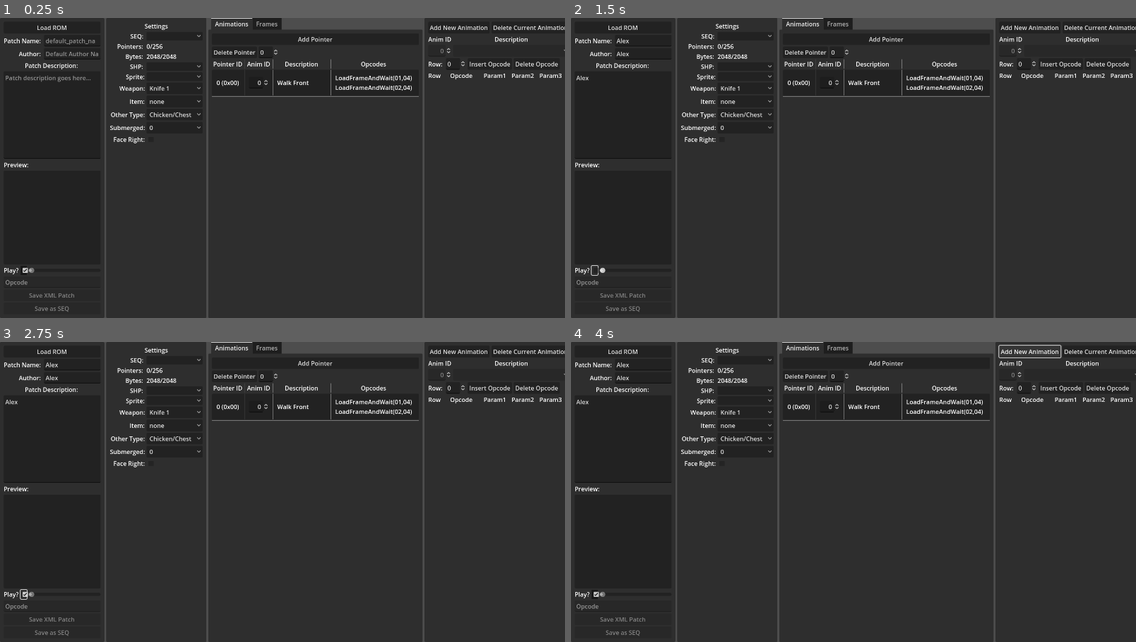
Above: before the commit, frames 1-4 (two rows, left to right).
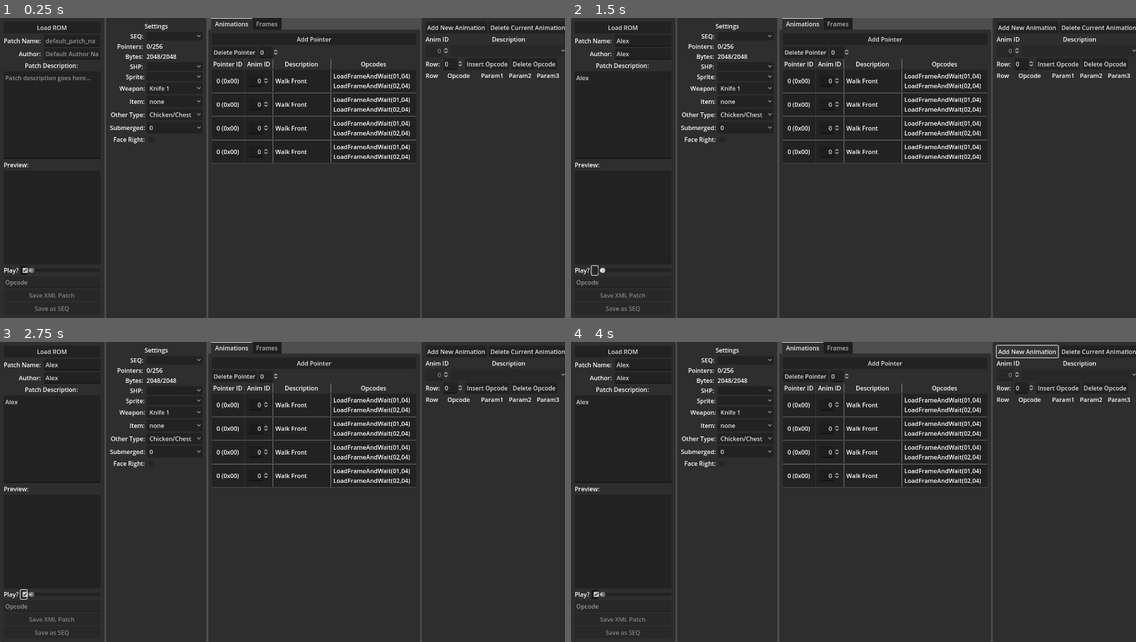
Above: after the commit, the same moments.

Repository: mrgudenheim/fftae
Game: Godot game, scene res://src/main.tscn
The game is run twice, just before and just after one commit, with the same random seed, the same clock (stepped at 60 frames per second) and the same inputs.
Inputs (mouse positions are in pixels of both pictures, inside the frame that each line leads up to):
- Up to frame 1 (0.25 s): no input
- Up to frame 2 (1.5 s): click (644, 42) at 0.52 s; type "Alex" at 0.6 s; click (644, 54) at 0.75 s; type "Alex" at 0.83 s; click (621, 114) at 0.98 s; type "Alex" at 1.07 s; click (593, 270) at 1.25 s
- Up to frame 3 (2.75 s): click (22, 594) at 2 s
- Up to frame 4 (4 s): click "Add New Animation" at 2.75 s; click "Add New Animation" at 3.5 s

The runs differ from the first frame. In frame 1, 3.3% of the frame differs, in the area x 37-100%, y 0-100%; in frame 2, 3.3%; in frame 3, 3.3%; in frame 4, 3.3%.
Error in both runs: Invalid access to property or key of type 'String' on a base object of type 'Dictionary'. (res://src/main.gd:50)

Commit message:
update margins in row scene

Diff:
--- a/src/main.tscn
+++ b/src/main.tscn
@@ -425,6 +425,24 @@
 layout_mode = 2
 
 [node name="HSeparator" type="HSeparator" parent="HBoxContainer/TabContainer/Animations/VBoxContainer/ScrollContainer2/VBoxContainer"]
+layout_mode = 2
+
+[node name="RowMarginContainer3" parent="HBoxContainer/TabContainer/Animations/VBoxContainer/ScrollContainer2/VBoxContainer" instance=ExtResource("6_2uymt")]
+layout_mode = 2
+
+[node name="HSeparator2" type="HSeparator" parent="HBoxContainer/TabContainer/Animations/VBoxContainer/ScrollContainer2/VBoxContainer"]
+layout_mode = 2
+
+[node name="RowMarginContainer4" parent="HBoxContainer/TabContainer/Animations/VBoxContainer/ScrollContainer2/VBoxContainer" instance=ExtResource("6_2uymt")]
+layout_mode = 2
+
+[node name="HSeparator3" type="HSeparator" parent="HBoxContainer/TabContainer/Animations/VBoxContainer/ScrollContainer2/VBoxContainer"]
+layout_mode = 2
+
+[node name="RowMarginContainer5" parent="HBoxContainer/TabContainer/Animations/VBoxContainer/ScrollContainer2/VBoxContainer" instance=ExtResource("6_2uymt")]
+layout_mode = 2
+
+[node name="HSeparator4" type="HSeparator" parent="HBoxContainer/TabContainer/Animations/VBoxContainer/ScrollContainer2/VBoxContainer"]
 layout_mode = 2
 
 [node name="PanelContainer" type="PanelContainer" parent="HBoxContainer/TabContainer/Animations/VBoxContainer"]
--- a/src/row_animation.tscn
+++ b/src/row_animation.tscn
@@ -57,6 +57,8 @@
 custom_minimum_size = Vector2(150, 0)
 layout_mode = 2
 mouse_filter = 2
+theme_override_constants/margin_left = 5
+theme_override_constants/margin_right = 5
 
 [node name="Description" type="Label" parent="Row/MarginContainer2"]
 layout_mode = 2
@@ -69,6 +71,10 @@
 [node name="MarginContainer3" type="MarginContainer" parent="Row"]
 layout_mode = 2
 mouse_filter = 2
+theme_override_constants/margin_left = 5
+theme_override_constants/margin_top = 5
+theme_override_constants/margin_right = 5
+theme_override_constants/margin_bottom = 5
 
 [node name="Opcodes" type="Label" parent="Row/MarginContainer3"]
 layout_mode = 2
